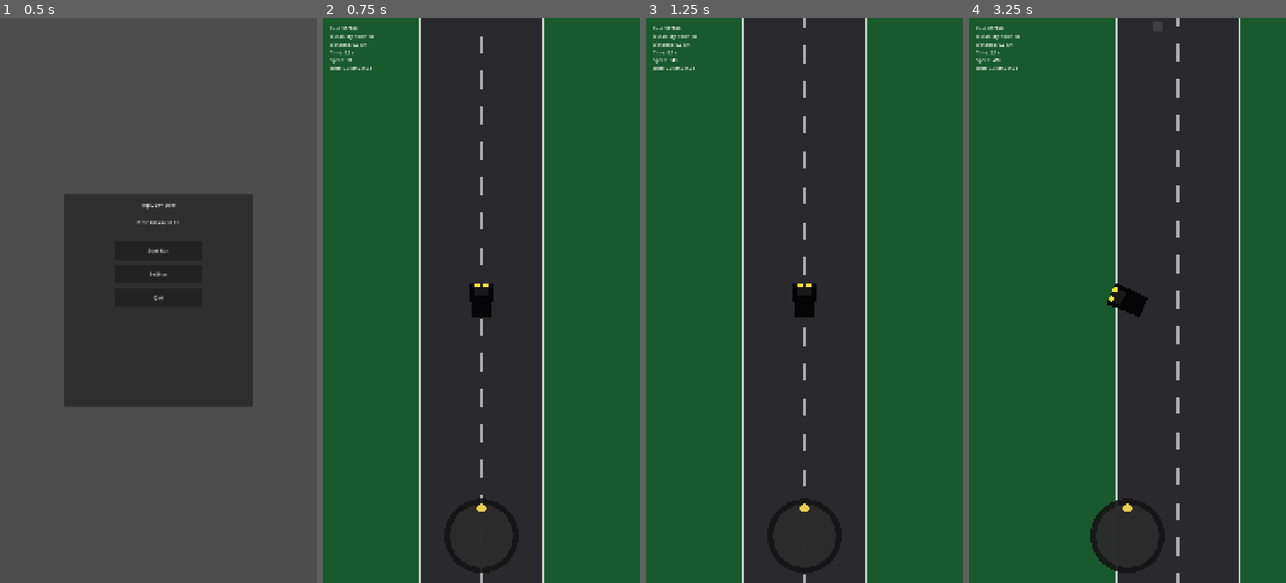
Above: before the commit, frames 1-4 (left to right).
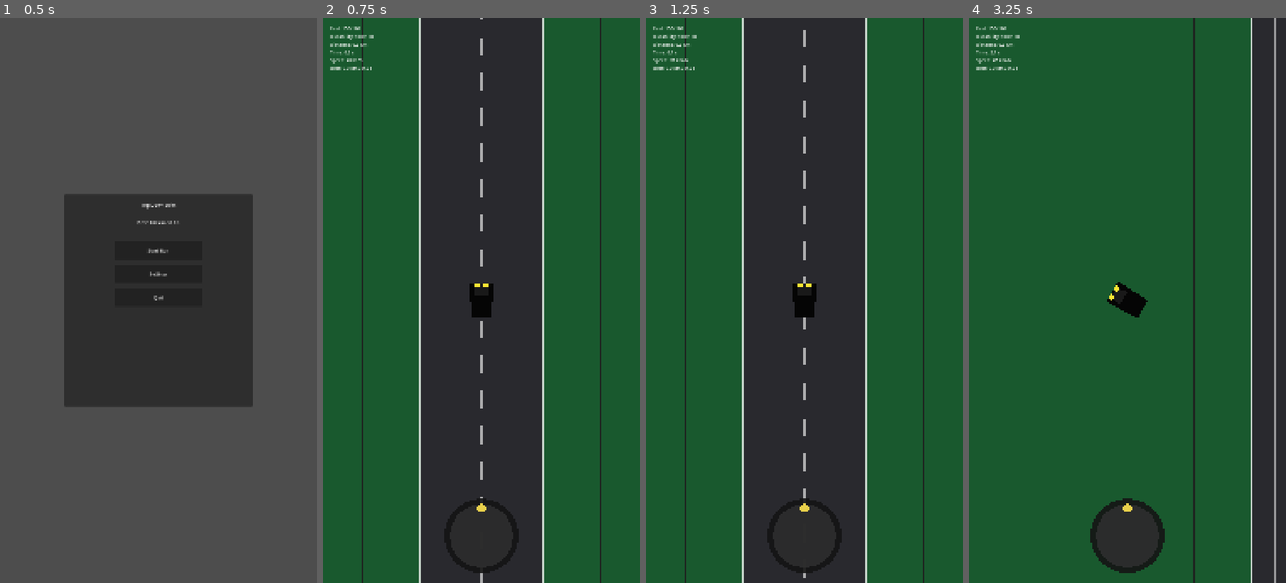
Above: after the commit, the same moments.

Repository: marlonpg/poc-games
Game: Godot game, scene res://scenes/Menu.tscn
Same seed, same stepped clock (60 frames per second), same inputs: the game is played once before the commit and once after it.
Inputs (mouse positions are in pixels of both pictures, inside the frame that each line leads up to):
- Up to frame 1 (0.5 s): no input
- Up to frame 2 (0.75 s): click "Start Run" at 0.5 s
- Up to frame 3 (1.25 s): no input
- Up to frame 4 (3.25 s): drag from (1127, 537) to (1127, 300) at 1.27 s; drag from (1064, 328) to (1111, 413) at 2.02 s; move the mouse to (1159, 176) at 2.77 s; click (1159, 176) at 2.92 s

Frame 1 is identical in both runs. In frame 2, 1.0% of the frame differs, in the area x 5-88%, y 0-100%; in frame 3, 1.6%; in frame 4, 48%, in the area x 5-100%, y 0-100%.

Commit message:
Fixing inertia

Diff:
--- a/infinity-drift/scenes/Car.tscn
+++ b/infinity-drift/scenes/Car.tscn
@@ -45,7 +45,8 @@
 [node name="CollisionShape2D" type="CollisionShape2D" parent="."]
 shape = SubResource(1)
 
-[node name="DriftSmoke" type="CPUParticles2D" parent="."]
+[node name="DriftSmokeFL" type="CPUParticles2D" parent="."]
+z_index = -1
 emitting = false
 amount = 40
 lifetime = 0.6
@@ -53,4 +54,37 @@
 speed_scale = 1.0
 texture = SubResource(3)
 process_material = SubResource(4)
-position = Vector2(0, 26)
+position = Vector2(-10, -6)
+
+[node name="DriftSmokeFR" type="CPUParticles2D" parent="."]
+z_index = -1
+emitting = false
+amount = 40
+lifetime = 0.6
+preprocess = 0.0
+speed_scale = 1.0
+texture = SubResource(3)
+process_material = SubResource(4)
+position = Vector2(10, -6)
+
+[node name="DriftSmokeRL" type="CPUParticles2D" parent="."]
+z_index = -1
+emitting = false
+amount = 40
+lifetime = 0.6
+preprocess = 0.0
+speed_scale = 1.0
+texture = SubResource(3)
+process_material = SubResource(4)
+position = Vector2(-10, 12)
+
+[node name="DriftSmokeRR" type="CPUParticles2D" parent="."]
+z_index = -1
+emitting = false
+amount = 40
+lifetime = 0.6
+preprocess = 0.0
+speed_scale = 1.0
+texture = SubResource(3)
+process_material = SubResource(4)
+position = Vector2(10, 12)
--- a/infinity-drift/scripts/CarController.gd
+++ b/infinity-drift/scripts/CarController.gd
@@ -9,19 +9,29 @@
 @export var max_speed := 480.0
 @export var turn_speed := 2.9
 @export var drift_factor := 6.0
-@export var drift_alignment := 0.6
-@export var drift_push := 0.12
+@export var drift_alignment := 0.32
+@export var drift_push := 0.75
+@export var drift_lateral_damp := 1.2
+@export var drift_steer_boost := 1.25
+@export var drift_lateral_boost := 0.35
+@export var drift_inertia := 1.0
 @export var base_hazard_damage := 15.0
 @export var base_fuel_pickup := 35.0
+@export var surface_speed_multiplier := 1.0
+@export var surface_drift_multiplier := 1.0
 
 var speed := 0.0
 var steering_input := 0.0
 var velocity := Vector2.ZERO
 var is_drifting := false
-var _smoke: CPUParticles2D
+var _smokes: Array[CPUParticles2D] = []
 
 func _ready() -> void:
-	_smoke = get_node_or_null("DriftSmoke")
+	_smokes.clear()
+	for name in ["DriftSmokeFL", "DriftSmokeFR", "DriftSmokeRL", "DriftSmokeRR"]:
+		var node := get_node_or_null(name)
+		if node != null:
+			_smokes.append(node)
 	area_entered.connect(_on_area_entered)
 
 func set_steering(value: float) -> void:
@@ -35,21 +45,34 @@
 func _physics_process(delta: float) -> void:
 	speed = min(max_speed, speed + accel * delta)
 	var forward := Vector2(0, -1).rotated(rotation)
-	var desired := forward * speed
-	var align := drift_factor * delta
+	var right := forward.orthogonal()
+	var target_speed: float = speed * surface_speed_multiplier
+	var desired_dir: Vector2 = forward
+	var vel_dir: Vector2 = velocity.normalized() if velocity.length() > 0.01 else desired_dir
+	var drift_strength: float = clamp(abs(steering_input), 0.0, 1.0)
+	var align: float = drift_factor * delta
+	if drift_strength > 0.1:
+		align *= drift_alignment
+	align *= (1.0 - drift_strength * drift_inertia)
+	var dir: Vector2 = vel_dir.lerp(desired_dir, clamp(align, 0.0, 1.0)).normalized()
+	velocity = dir * target_speed
 	if abs(steering_input) > 0.1:
-		align *= drift_alignment
-	velocity = velocity.lerp(desired, clamp(align, 0.0, 1.0))
-	if abs(steering_input) > 0.1:
-		var lateral: Vector2 = forward.orthogonal() * steering_input * speed * drift_push
+		var lateral: Vector2 = right * steering_input * speed * drift_push * surface_drift_multiplier
 		velocity += lateral * delta
+		var drift_boost: float = speed * drift_lateral_boost * abs(steering_input)
+		velocity += right * drift_boost * delta
+	var lateral_speed: float = velocity.dot(right)
+	velocity -= right * lateral_speed * drift_lateral_damp * delta
 	position += velocity * delta
-	rotation += steering_input * turn_speed * delta * (speed / max_speed + 0.2)
+	var speed_ratio: float = clamp(speed / max_speed, 0.0, 1.0)
+	var steer_scale: float = lerp(0.0, drift_steer_boost, speed_ratio)
+	rotation += steering_input * turn_speed * delta * steer_scale
 	var drifting: bool = abs(steering_input) > 0.35
 	if drifting != is_drifting:
 		is_drifting = drifting
-		if _smoke != null:
-			_smoke.emitting = is_drifting
+		for smoke in _smokes:
+			if smoke != null:
+				smoke.emitting = is_drifting
 		emit_signal("drift_state_changed", is_drifting)
 
 func _on_area_entered(area: Area2D) -> void:
--- a/infinity-drift/scripts/Game.gd
+++ b/infinity-drift/scripts/Game.gd
@@ -6,24 +6,26 @@
 @export var car_width_units := 70.0
 @export var lane_width_m := 3.3
 @export var shoulder_width_m := 2.0
-@export var base_max_speed := 480.0
+@export var base_max_speed := 960.0
 @export var speed_increase_per_km := 30.0
-@export var accel := 220.0
+@export var accel := 440.0
 @export var fuel_max := 100.0
 @export var fuel_consumption_base := 3.0
 @export var fuel_speed_factor := 0.004
+@export var infinite_fuel := true
 @export var distance_scale := 0.02
 @export var durability_max := 100.0
 @export var milestone_km := 1.0
-@export var road_start_straight_m := 100.0
-@export var road_segment_min_m := 160.0
-@export var road_segment_max_m := 280.0
-@export var road_curve_offset_min := 120.0
-@export var road_curve_offset_max := 220.0
-@export var road_center_limit := 260.0
+@export var road_start_straight_m := 30.0
+@export var road_segment_min_m := 50.0
+@export var road_segment_max_m := 70.0
+@export var road_curve_offset_min := 50.0
+@export var road_curve_offset_max := 100.0
+@export var road_center_limit := 340.0
 @export var road_lookahead_m := 2000.0
-@export var offroad_damage_per_sec := 6.0
-@export var offroad_drag_per_sec := 140.0
+@export var offroad_speed_multiplier := 0.7
+@export var offroad_drift_multiplier := 2.0
+@export var fence_offset_m := 5.0
 
 @onready var car: CarController = $Car
 @onready var spawner: Node = $World/Spawner
@@ -37,6 +39,7 @@
 var fuel := 0.0
 var durability := 0.0
 var distance_m := 0.0
+var road_progress_m := 0.0
 var time_s := 0.0
 var road_center_x := 0.0
 var _milestones := 0
@@ -55,6 +58,7 @@
 var _last_curve_dir := 1
 var _lane_width_units := 0.0
 var _shoulder_width_units := 0.0
+var _fence_offset_units := 0.0
 
 func _ready() -> void:
 	var stats: Dictionary = SaveManager.load_stats()
@@ -94,6 +98,7 @@
 	fuel = fuel_max
 	durability = durability_max
 	distance_m = 0.0
+	road_progress_m = 0.0
 	time_s = 0.0
 	_milestones = 0
 	_update_road_metrics()
@@ -127,18 +132,22 @@
 	audio.set_engine_speed(car.speed, car.max_speed)
 
 func _update_road(delta: float) -> void:
-	_ensure_road(distance_m + road_lookahead_m)
-	road_center_x = _get_road_center(distance_m)
+	_ensure_road(road_progress_m + road_lookahead_m)
+	road_center_x = _get_road_center(road_progress_m)
 	if road_backdrop.has_method("set_road"):
-		road_backdrop.call("set_road", road_center_x, road_width, distance_m, _lane_width_units, _shoulder_width_units)
+		road_backdrop.call("set_road", road_center_x, road_width, road_progress_m, _lane_width_units, _shoulder_width_units, _fence_offset_units)
 
 func _update_stats(delta: float) -> void:
 	time_s += delta
 	distance_m += car.speed * delta * distance_scale
-	var consumption: float = fuel_consumption_base + car.speed * fuel_speed_factor
-	fuel = max(fuel - consumption * delta, 0.0)
-	if fuel <= 0.0:
-		_end_run()
+	var meters_per_unit: float = car_width_m / car_width_units
+	var speed_mps: float = car.velocity.length() * meters_per_unit
+	road_progress_m += speed_mps * delta
+	if not infinite_fuel:
+		var consumption: float = fuel_consumption_base + car.speed * fuel_speed_factor
+		fuel = max(fuel - consumption * delta, 0.0)
+		if fuel <= 0.0:
+			_end_run()
 
 func _update_speed_cap() -> void:
 	var growth: float = (distance_m / 1000.0) * speed_increase_per_km
@@ -148,10 +157,11 @@
 	var offset: float = abs(car.position.x - road_center_x)
 	var limit: float = road_width * 0.5 - road_margin
 	if offset > limit:
-		var dir: float = sign(car.position.x - road_center_x)
-		car.position.x = road_center_x + dir * limit
-		car.speed = max(car.speed - offroad_drag_per_sec * delta, car.max_speed * 0.45)
-		car.velocity.x = 0.0
+		car.surface_speed_multiplier = offroad_speed_multiplier
+		car.surface_drift_multiplier = offroad_drift_multiplier
+	else:
+		car.surface_speed_multiplier = 1.0
+		car.surface_drift_multiplier = 1.0
 
 func _update_milestones() -> void:
 	var km: float = distance_m / 1000.0
@@ -162,7 +172,10 @@
 
 func _update_ui() -> void:
 	if hud.has_method("update_stats"):
-		hud.call("update_stats", fuel, fuel_max, durability, durability_max, distance_m, time_s, car.speed, _best_distance, _best_time)
+		var meters_per_unit: float = car_width_m / car_width_units
+		var speed_mps: float = car.velocity.length() * meters_per_unit
+		var speed_kmh: float = speed_mps * 3.6
+		hud.call("update_stats", fuel, fuel_max, durability, durability_max, distance_m, time_s, speed_kmh, _best_distance, _best_time)
 
 func _pause_for_upgrade() -> void:
 	_paused = true
@@ -276,6 +289,7 @@
 	var units_per_meter: float = car_width_units / car_width_m
 	_lane_width_units = lane_width_m * units_per_meter
 	_shoulder_width_units = shoulder_width_m * units_per_meter
+	_fence_offset_units = fence_offset_m * units_per_meter
 	road_width = (_lane_width_units * 2.0) + (_shoulder_width_units * 2.0)
 	road_margin = car_width_units * 0.5
 
@@ -320,8 +334,8 @@
 	_road_last_center = end_center
 
 func _add_random_segment() -> void:
-	if randf() < 0.25:
-		_add_straight_segment(randf_range(120.0, 200.0))
+	if randf() < 0.03:
+		_add_straight_segment(randf_range(60.0, 110.0))
 		return
 	var dir: int = -_last_curve_dir
 	if randf() < 0.35:
--- a/infinity-drift/scripts/HUD.gd
+++ b/infinity-drift/scripts/HUD.gd
@@ -18,12 +18,12 @@
 	restart_button.pressed.connect(func(): emit_signal("request_restart"))
 	menu_button.pressed.connect(func(): emit_signal("request_menu"))
 
-func update_stats(fuel: float, fuel_max: float, durability: float, durability_max: float, distance_m: float, time_s: float, speed: float, best_distance: float, best_time: float) -> void:
+func update_stats(fuel: float, fuel_max: float, durability: float, durability_max: float, distance_m: float, time_s: float, speed_kmh: float, best_distance: float, best_time: float) -> void:
 	fuel_label.text = "Fuel: %d/%d" % [int(round(fuel)), int(round(fuel_max))]
 	durability_label.text = "Durability: %d/%d" % [int(round(durability)), int(round(durability_max))]
 	distance_label.text = "Distance: %.1f km" % [distance_m / 1000.0]
 	time_label.text = "Time: %.1f s" % [time_s]
-	speed_label.text = "Speed: %d" % [int(round(speed))]
+	speed_label.text = "Speed: %d km/h" % [int(round(speed_kmh))]
 	best_label.text = "Best: %.1f km / %.1f s" % [best_distance / 1000.0, best_time]
 
 func show_game_over(show: bool) -> void:
--- a/infinity-drift/scripts/RoadBackdrop.gd
+++ b/infinity-drift/scripts/RoadBackdrop.gd
@@ -6,13 +6,15 @@
 var _distance_m := 0.0
 var _lane_width := 260.0
 var _shoulder_width := 80.0
+var _fence_offset := 120.0
 
-func set_road(center_x: float, width: float, distance_m: float, lane_width: float, shoulder_width: float) -> void:
+func set_road(center_x: float, width: float, distance_m: float, lane_width: float, shoulder_width: float, fence_offset: float) -> void:
 	_road_center_x = center_x
 	_road_width = width
 	_distance_m = distance_m
 	_lane_width = lane_width
 	_shoulder_width = shoulder_width
+	_fence_offset = fence_offset
 	queue_redraw()
 
 func _draw() -> void:
@@ -28,6 +30,7 @@
 	var line_color := Color(0.9, 0.9, 0.9, 0.7)
 	var edge_color := Color(0.95, 0.95, 0.95, 0.8)
 	var shoulder_color := Color(0.95, 0.95, 0.95, 0.55)
+	var fence_color := Color(0.12, 0.12, 0.12, 0.9)
 	draw_rect(Rect2(top_left, viewport_size), grass_color)
 
 	var road_center_world: float = _road_center_x
@@ -46,6 +49,12 @@
 	draw_rect(Rect2(Vector2(left_shoulder_x, top_left.y), Vector2(shoulder_line_width, viewport_size.y)), shoulder_color)
 	draw_rect(Rect2(Vector2(right_shoulder_x, top_left.y), Vector2(shoulder_line_width, viewport_size.y)), shoulder_color)
 
+	var fence_width: float = 5.0
+	var left_fence_x: float = road_left - _fence_offset - fence_width
+	var right_fence_x: float = road_right + _fence_offset
+	draw_rect(Rect2(Vector2(left_fence_x, top_left.y), Vector2(fence_width, viewport_size.y)), fence_color)
+	draw_rect(Rect2(Vector2(right_fence_x, top_left.y), Vector2(fence_width, viewport_size.y)), fence_color)
+
 	var dash_spacing: float = 120.0
 	var dash_length: float = 60.0
 	var offset: float = fmod(-cam_pos.y, dash_spacing)
--- a/infinity-drift/scripts/Spawner.gd
+++ b/infinity-drift/scripts/Spawner.gd
@@ -31,6 +31,7 @@
 		return
 	if not _game.call("is_run_active"):
 		return
+	return
 	_hazard_timer += delta
 	_fuel_timer += delta
 	var difficulty: float = float(_game.call("get_difficulty"))
